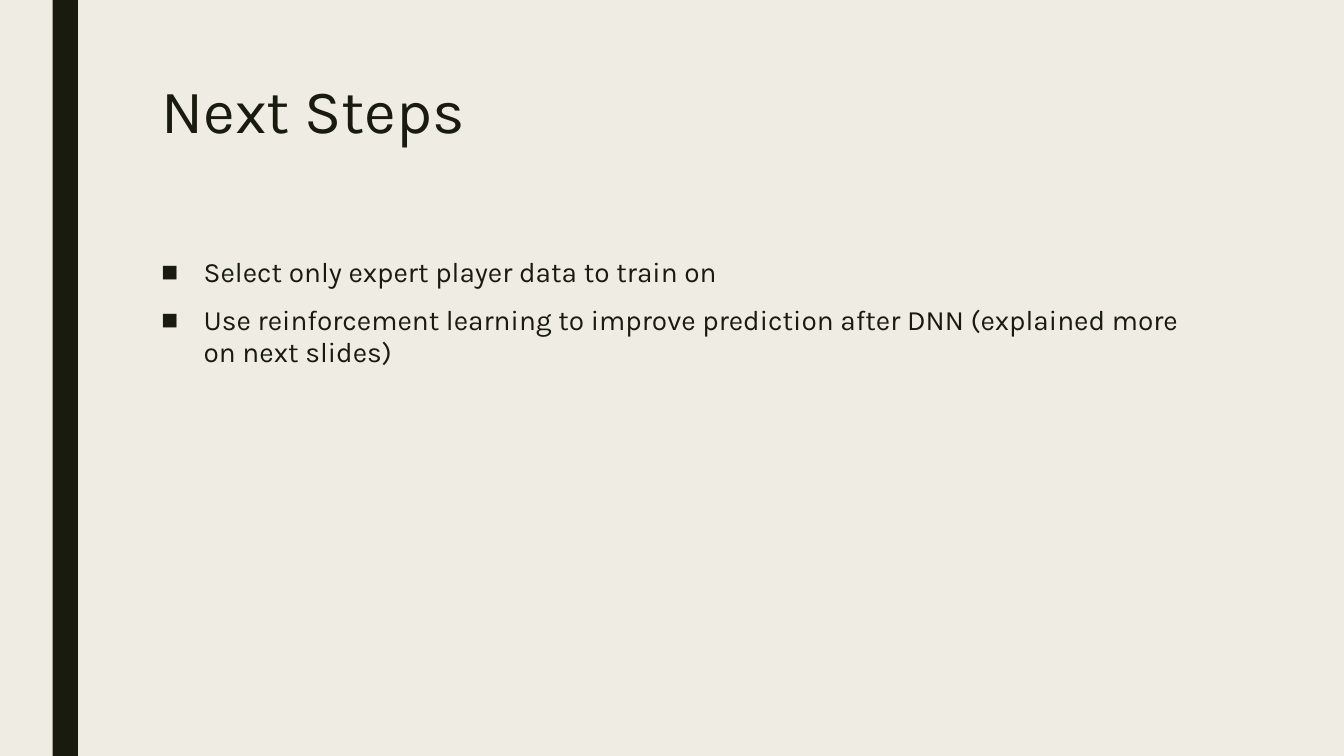
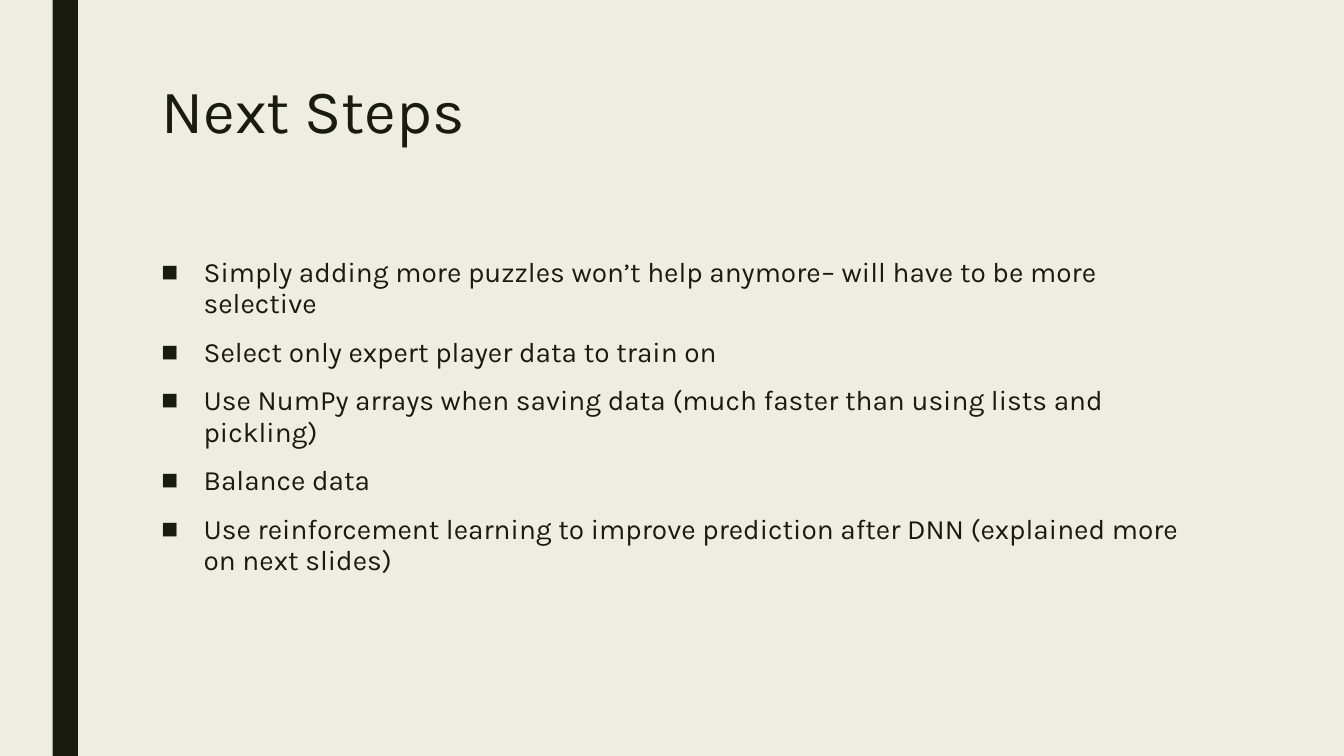
Before and after one commit to eternagame/EternaBrain, a slide deck: slide 6 of updates/7-13-17.pptx (slide 5 before the commit). Drawn at 1344x756 pixels with LibreOffice and Linux fonts; fonts in the diff are those of the drawing. Boxes give left, top, right and bottom in pixels: in the first picture for what was removed or moved away, otherwise in the second. Text is boxed around its words. In the diff, an @@ line names an element or a change of style, - is before the commit and + after.

```diff
--- a/updates/7-13-17.pptx
+++ b/updates/7-13-17.pptx
@@ text at (204, 262, 1096, 314): paragraph added @@
+■ Simply adding more puzzles won’t help anymore– will have to be more selective
@@ text at (204, 390, 1103, 491): paragraphs added @@
+■ Use NumPy arrays when saving data (much faster than using lists and pickling)
+■ Balance data
```
Also in this commit, not shown: 1 other slide changed, 2 slides added, 1 slide removed.
